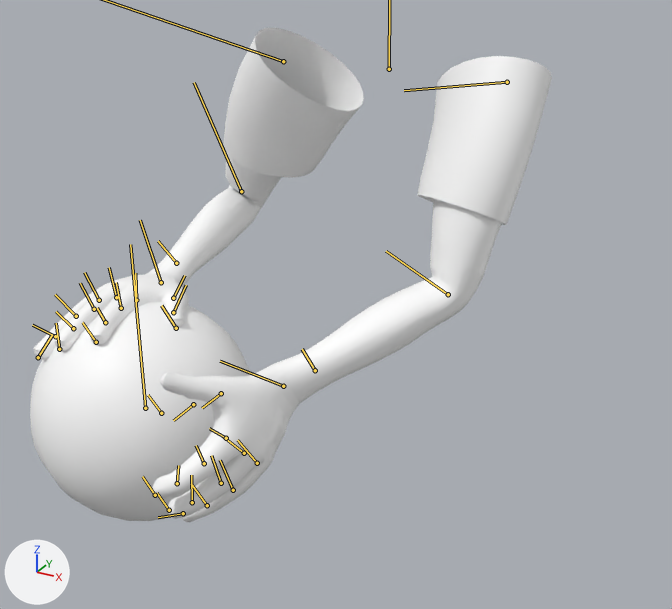
A saved change to the FBX model Assets/Characters/Hobbit/Hobbit.fbx.
Before and after are seen from a camera (50 mm lens) standing at (0.441, -0.921, 0.981) and looking at (0.004, -0.126, 0.583). Lighting does not change. The marker at lower left points along +X, +Y and +Z. Both versions are drawn at frame 131 of the action 'dribbleTransDrop'; the numbers are the values there. The bones that bend it are drawn over the model as lines.

Objects in the first picture: 'arms', 'basketball'.
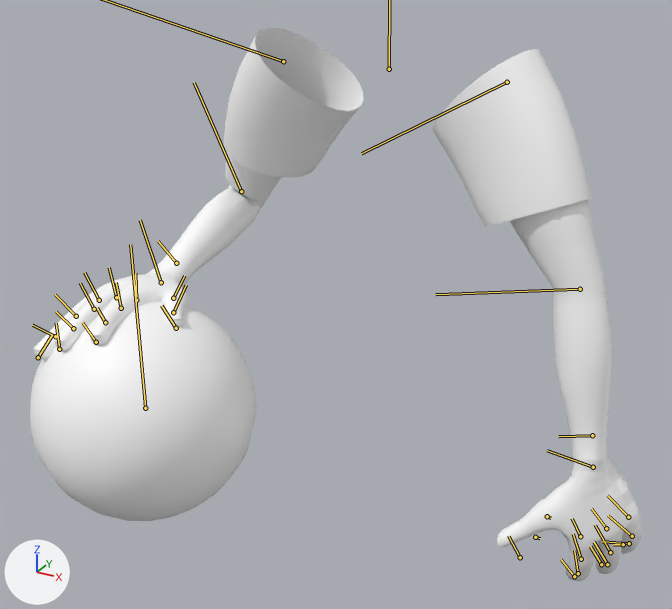
The change, as JSON lines over the scene's bpy script:
```json
{"block": "bone_h_r_bind_arm_jnt", "where": "bone_h_r_bind_arm_jnt = bpy.data.objects['Master'].pose.bones['H_R_BIND_Arm_JNT']  # child of 'Arms_ROOT_JNT'"}
{"op": "set", "path": "bone_h_r_bind_arm_jnt.rotation_quaternion", "old": "(0.83, -0.163, 0.345, -0.407)", "new": "(0.963, -0.064, 0.09, -0.248)", "note": "degrees (-38, 26, -61) -> degrees (-10, 8, -30)"}
{"block": "bone_h_r_bind_elbow_jnt", "where": "bone_h_r_bind_elbow_jnt = bpy.data.objects['Master'].pose.bones['H_R_BIND_Elbow_JNT']  # child of 'H_R_BIND_Arm_JNT'"}
{"op": "set", "path": "bone_h_r_bind_elbow_jnt.rotation_quaternion", "old": "(0.909, 0.015, 0.414, -0.057)", "new": "(0.984, 0.141, 0.031, -0.106)", "note": "degrees (-2, 49, -8) -> degrees (16, 5, -12)"}
{"block": "bone_h_r_hand_jnt", "where": "bone_h_r_hand_jnt = bpy.data.objects['Master'].pose.bones['H_R_Hand_JNT']  # child of 'H_R_BIND_Wrist_JNT'"}
{"op": "set", "path": "bone_h_r_hand_jnt.rotation_quaternion", "old": "(0.946, 0.185, -0.074, 0.254)", "new": "(0.875, -0.411, -0.081, 0.242)", "note": "degrees (19, -14, 28) -> degrees (-49, 3, 29)"}
{"block": "bone_h_r_index01_jnt", "where": "bone_h_r_index01_jnt = bpy.data.objects['Master'].pose.bones['H_R_Index01_JNT']  # child of 'H_R_Index00_JNT'"}
{"op": "set", "path": "bone_h_r_index01_jnt.rotation_quaternion", "old": "(0.995, 0.004, 0.004, -0.1)", "new": "(0.993, 0.005, 0.005, -0.116)", "note": "degrees (0, 1, -11) -> degrees (0, 1, -13)"}
```

Pixel boxes (x1, y1, x2, y2) of what changed, in the pictures (672 x 609 px):
```json
{"object": "arms", "change": "posed", "before": [33, 28, 552, 522], "after": [33, 28, 641, 581], "on screen": "17% wider, 12% taller"}
{"bone": "H_R_BIND_Arm_JNT", "before": "(507, 82) to (404, 90)", "after": "(507, 82) to (361, 153)"}
{"bone": "H_R_BIND_Elbow_JNT", "before": "(448, 294) to (386, 251)", "after": "(580, 289) to (435, 294)"}
{"bone": "H_R_Hand_JNT", "before": "(283, 386) to (220, 361)", "after": "(593, 467) to (547, 450)"}
{"bone": "H_R_Index01_JNT", "before": "(204, 463) to (196, 445)", "after": "(581, 559) to (573, 534)"}
```
